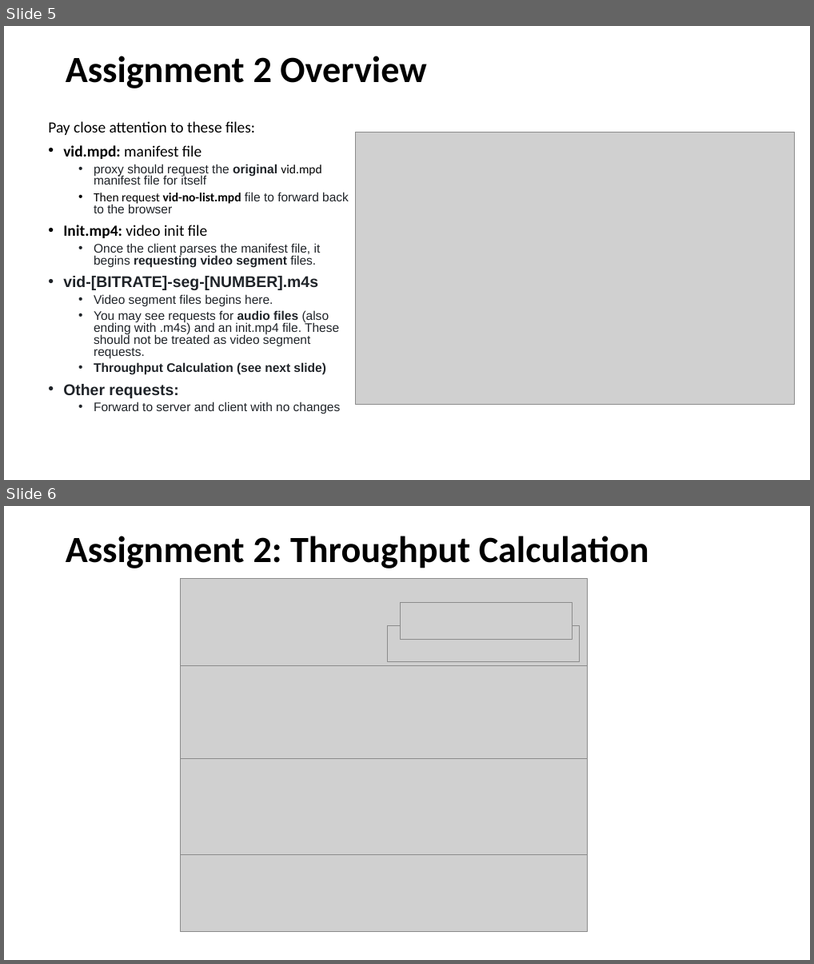
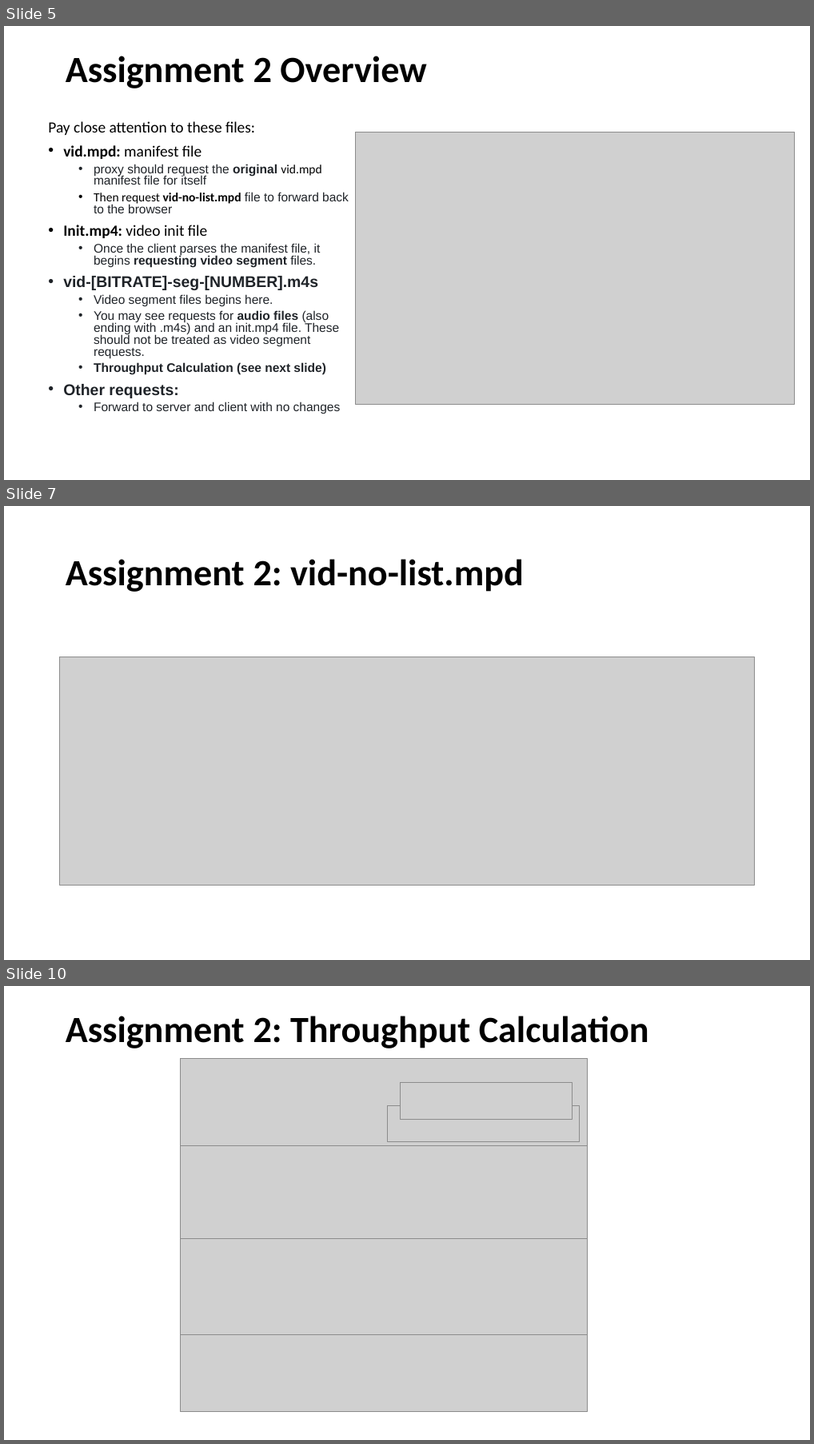
Before and after one commit to henryhxu/CSCI4430-ESTR4120, a slide deck: tutorial/T06/tut06.pptx. Shown one above the other, each under a label of ours: slides 5 and 6 before the commit, slides 5, 7 and 10 after it; the slides between them are not shown. The pictures are 814x964 and 814x1444 pixels, drawn with LibreOffice and Linux fonts; fonts in the diff are those of the drawing; grey boxes stand for pictures. Boxes give left, top, right and bottom in pixels: in the first picture for what was removed or moved away, otherwise in the second. Text is boxed around its words. In the diff, an @@ line names an element or a change of style, - is before the commit and + after.

```diff
--- a/tutorial/T06/tut06.pptx
+++ b/tutorial/T06/tut06.pptx
@@ slide 7 added at bbox=[4, 506, 810, 960], background #FFFFFF @@
@@ title added at bbox=[66, 559, 524, 592], 44 pt, text #000000, bold @@
+Assignment 2: vid-no-list.mpd
@@ picture added at bbox=[60, 656, 755, 884] @@
@@ what was slide 6 is now slide 10 @@
```
Also in this commit, not shown: 1 slide changed, 3 other slides added.
